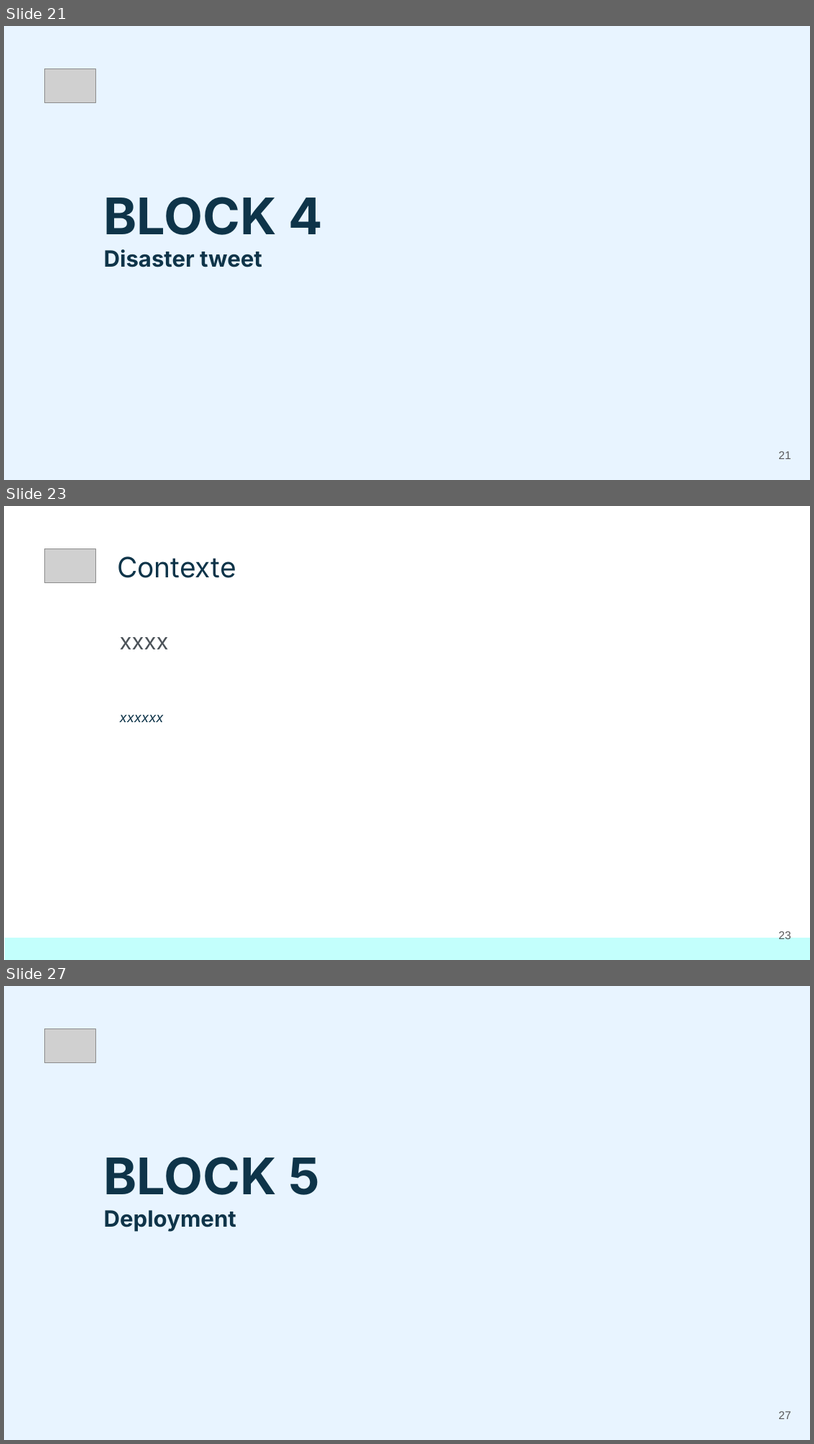
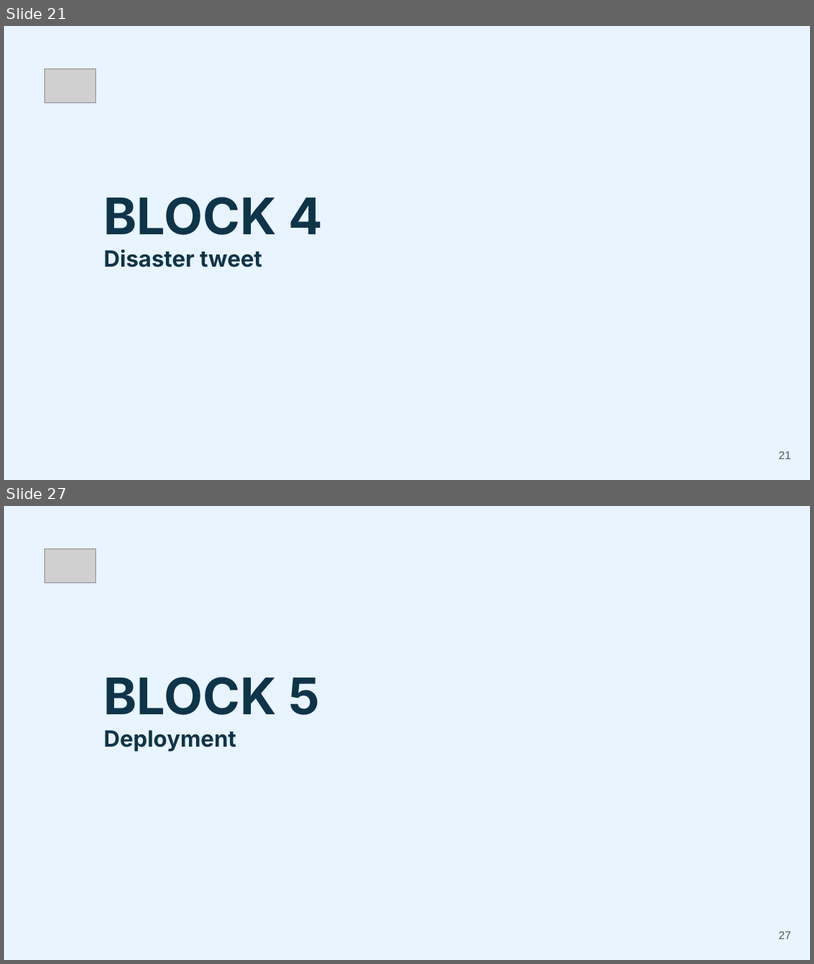
Before and after one commit to MKrouma/Jedha_Presentation, a slide deck: Jedha_certification.pptx. Shown one above the other, each under a label of ours: slides 21, 23 and 27 before the commit, slides 21 and 27 after it; the slides between them are not shown. The pictures are 814x1444 and 814x964 pixels, drawn with LibreOffice and Linux fonts; fonts in the diff are those of the drawing; grey boxes stand for pictures. Boxes give left, top, right and bottom in pixels: in the first picture for what was removed or moved away, otherwise in the second. Text is boxed around its words. In the diff, an @@ line names an element or a change of style, - is before the commit and + after.

```diff
--- a/Jedha_certification.pptx
+++ b/Jedha_certification.pptx
@@ slide 23 removed at box(4, 506, 810, 960), background #FFFFFF @@
@@ picture removed at box(45, 548, 96, 582) @@
@@ title removed at box(117, 556, 237, 578) @@
-Contexte
@@ title removed at box(120, 637, 169, 649) @@
-xxxx
@@ title removed at box(120, 714, 164, 722) @@
-xxxxxx
@@ rectangle removed at box(5, 937, 810, 959) @@
@@ page number removed at box(779, 929, 791, 939) @@
-23
```
Also in this commit, not shown: 2 slides changed, 4 slides added, 3 other slides removed.
